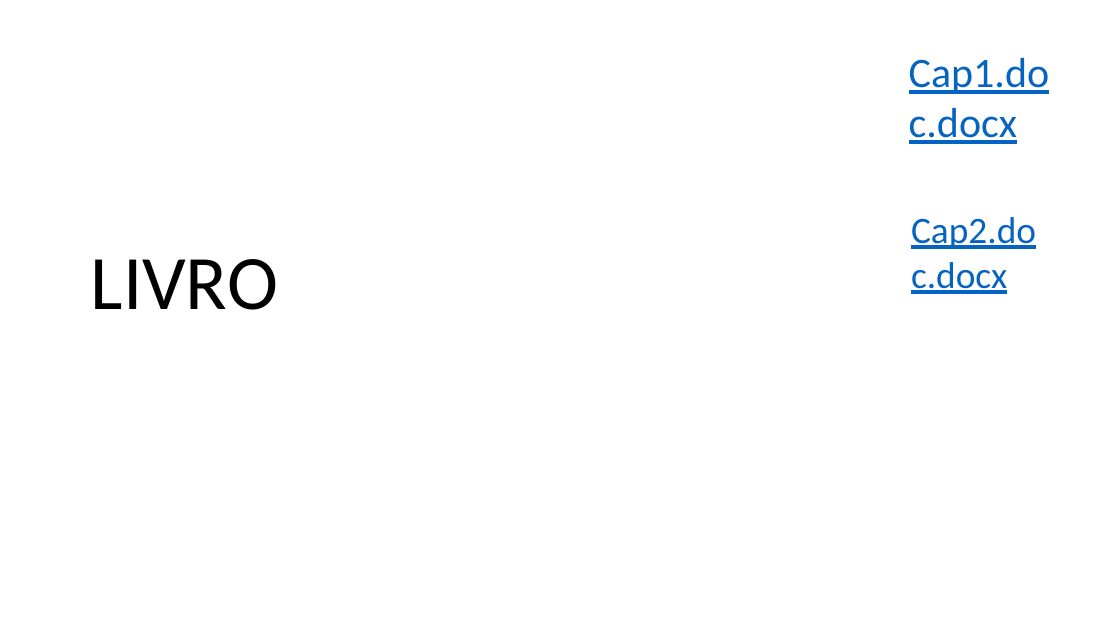
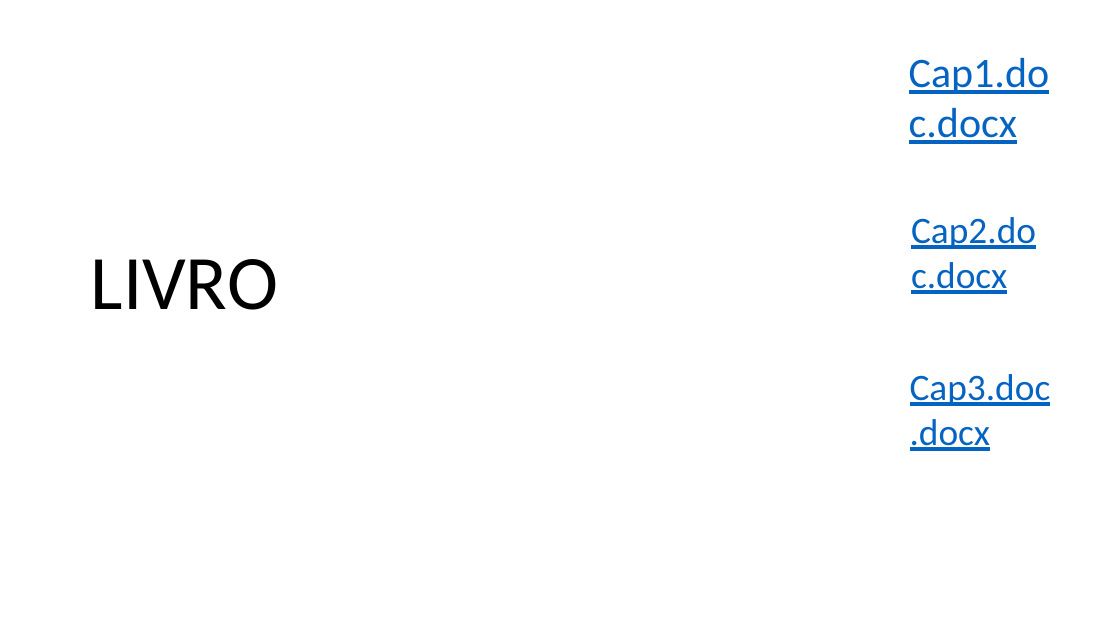
Before and after one commit to Maycon02/Livro, a slide deck: slide 1 of Livro.ppt.pptx. Drawn at 1120x630 pixels with LibreOffice and Linux fonts; fonts in the diff are those of the drawing. Boxes give left, top, right and bottom in pixels: in the first picture for what was removed or moved away, otherwise in the second. Text is boxed around its words. In the diff, an @@ line names an element or a change of style, - is before the commit and + after.

```diff
--- a/Livro.ppt.pptx
+++ b/Livro.ppt.pptx
@@ text added at (910,374,1051,451), 32 pt, text #0563C1, underline @@
+Cap3.doc.docx
```
Also in this commit, not shown: 1 other file.
